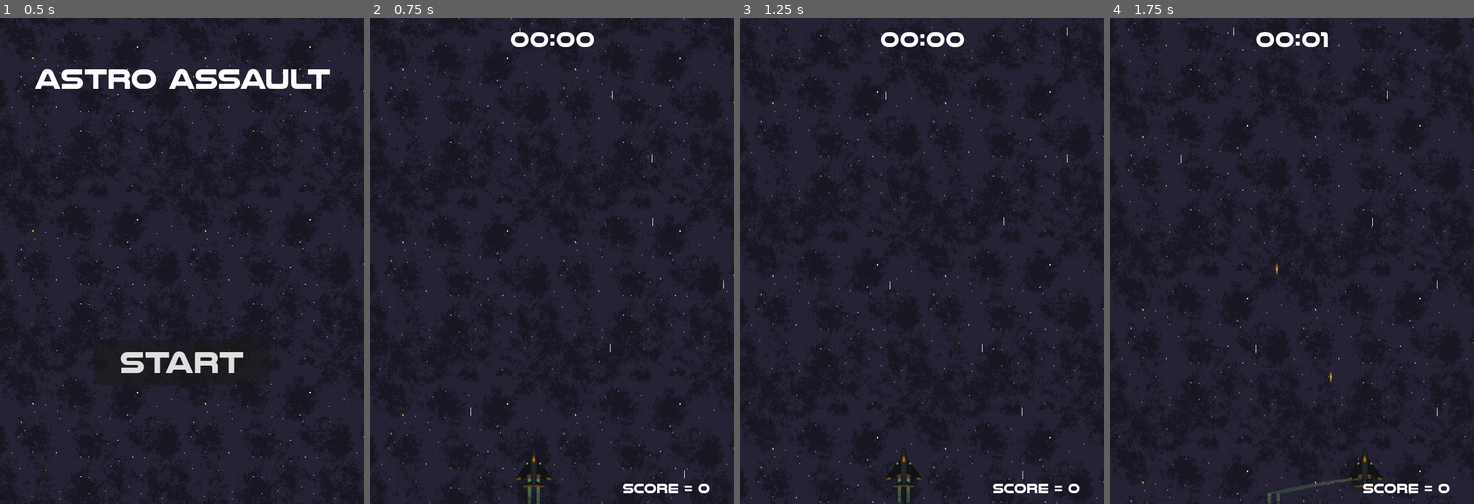
Above: before the commit, frames 1-4 (left to right).
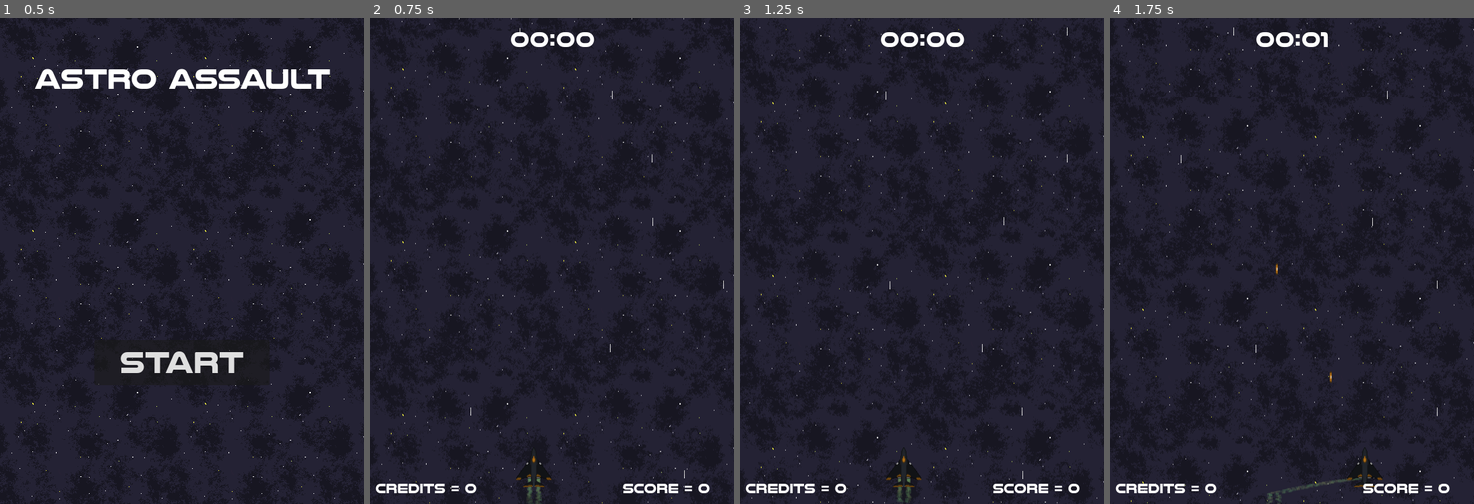
Above: after the commit, the same moments.

Repository: TarnishedAccess/Astro-Assault
Game: Godot game, scene res://Scenes/main_menu.tscn
The game is run twice, just before and just after one commit, with the same random seed, the same clock (stepped at 60 frames per second) and the same inputs. Sound files missing from this copy of the repository are replaced by a short silence.
Inputs:
- Up to frame 1 (0.5 s): no input
- Up to frame 2 (0.75 s): click "START" at 0.5 s
- Up to frame 3 (1.25 s): no input
- Up to frame 4 (1.75 s): hold D (Move_right) from 1.28 s (still down); hold Space (Shoot) from 1.28 s (still down)

Frame 1 is identical in both runs. In frame 2, 0.4% of the frame differs, in the area x 1-48%, y 94-100%; in frame 3, 0.3%; in frame 4, 0.3%.

Commit message:
Added basic currency system and modified trails
Yo soy el grando smokio

Diff:
--- a/Scenes/drone.tscn
+++ b/Scenes/drone.tscn
@@ -9,7 +9,7 @@
 lifetime_randomness = 0.8
 particle_flag_disable_z = true
 direction = Vector3(0, 1, 0)
-spread = 0.0
+spread = 5.0
 gravity = Vector3(0, -90, 0)
 initial_velocity_min = -30.0
 initial_velocity_max = -30.0
--- a/Scenes/game.tscn
+++ b/Scenes/game.tscn
@@ -9,10 +9,12 @@
 [ext_resource type="AudioStream" uid="uid://bfsy6525rnk5m" path="res://Game Resources/SFX/PlayerLaser.wav" id="5_0jjvq"]
 [ext_resource type="PackedScene" uid="uid://bddnh2qx4snh5" path="res://Scenes/game_over.tscn" id="5_ygxs5"]
 [ext_resource type="AudioStream" uid="uid://b03c2ics56ifa" path="res://Game Resources/SFX/DroneDie.wav" id="6_a5d4u"]
+[ext_resource type="AudioStream" uid="uid://bpgvnyiecurok" path="res://Game Resources/SFX/gem_pickup.wav" id="8_5nfkk"]
 [ext_resource type="PackedScene" uid="uid://dci1nsucmgj33" path="res://Scenes/pause.tscn" id="9_1vt6l"]
 [ext_resource type="Texture2D" uid="uid://djvm31rx3wjli" path="res://Game Resources/Enviroment/Space, I guess.png" id="9_sev0h"]
 [ext_resource type="Texture2D" uid="uid://63poegdfjrr8" path="res://Game Resources/Enviroment/StarMoving.png" id="10_ladsx"]
 [ext_resource type="AudioStream" uid="uid://cx0nmqo6ms01h" path="res://Game Resources/Music/Portal.mp3" id="12_kuyu4"]
+[ext_resource type="PackedScene" uid="uid://qjhpgwxqagk2" path="res://Scenes/gem_yellow_small.tscn" id="14_odscd"]
 
 [sub_resource type="ParticleProcessMaterial" id="ParticleProcessMaterial_3qguf"]
 emission_shape = 3
@@ -29,6 +31,7 @@
 [node name="Game" type="Node2D"]
 script = ExtResource("1_wrl5f")
 enemy_scenes = Array[PackedScene]([ExtResource("3_rcs2g"), ExtResource("4_3ejpl")])
+gem_scenes = Array[PackedScene]([ExtResource("14_odscd")])
 
 [node name="SFX" type="Node2D" parent="."]
 
@@ -40,6 +43,9 @@
 
 [node name="DroneDie" type="AudioStreamPlayer2D" parent="SFX"]
 stream = ExtResource("6_a5d4u")
+
+[node name="Pickup_Sound" type="AudioStreamPlayer2D" parent="SFX"]
+stream = ExtResource("8_5nfkk")
 
 [node name="UI" type="CanvasLayer" parent="."]
 
@@ -82,6 +88,8 @@
 
 [node name="EnemyContainer" type="Node2D" parent="."]
 
+[node name="DropContainer" type="Node2D" parent="."]
+
 [node name="EnemySpawnTimer" type="Timer" parent="."]
 wait_time = 2.0
 autostart = true
--- /dev/null
+++ b/Scenes/gem_yellow_small.tscn
@@ -0,0 +1,24 @@
+[gd_scene load_steps=3 format=3 uid="uid://qjhpgwxqagk2"]
+
+[ext_resource type="Script" path="res://Scripts/gem_yellow_small.gd" id="1_1skb1"]
+[ext_resource type="Texture2D" uid="uid://0d4trey0j15c" path="res://Game Resources/Drops/yellow_small.png" id="1_k8yjw"]
+
+[node name="Gem_yellow_small" type="Area2D"]
+collision_layer = 16
+gravity_space_override = 3
+gravity = 90.0
+script = ExtResource("1_1skb1")
+
+[node name="Sprite2D" type="Sprite2D" parent="."]
+scale = Vector2(1.5, 1.5)
+texture = ExtResource("1_k8yjw")
+
+[node name="CollisionPolygon2D" type="CollisionPolygon2D" parent="."]
+polygon = PackedVector2Array(2, -6, -6, 2, -6, 6, -1, 6, 6, -1, 6, -6)
+
+[node name="VisibleOnScreenNotifier2D" type="VisibleOnScreenNotifier2D" parent="."]
+position = Vector2(0, -24)
+scale = Vector2(1, 0.2)
+
+[connection signal="body_entered" from="." to="." method="_on_body_entered"]
+[connection signal="screen_exited" from="VisibleOnScreenNotifier2D" to="." method="_on_visible_on_screen_notifier_2d_screen_exited"]
--- a/Scenes/hud.tscn
+++ b/Scenes/hud.tscn
@@ -10,6 +10,10 @@
 [sub_resource type="LabelSettings" id="LabelSettings_mrbx2"]
 font = ExtResource("2_a6725")
 font_size = 32
+
+[sub_resource type="LabelSettings" id="LabelSettings_avxs1"]
+font = ExtResource("2_a6725")
+font_size = 20
 
 [node name="HUD" type="Control"]
 layout_mode = 3
@@ -49,3 +53,19 @@
 label_settings = SubResource("LabelSettings_mrbx2")
 horizontal_alignment = 1
 vertical_alignment = 1
+
+[node name="Currency_Display" type="Label" parent="."]
+layout_mode = 1
+anchors_preset = 3
+anchor_left = 1.0
+anchor_top = 1.0
+anchor_right = 1.0
+anchor_bottom = 1.0
+offset_left = -532.0
+offset_top = -44.0
+offset_right = -333.0
+grow_horizontal = 0
+grow_vertical = 0
+text = "Credits = 9999"
+label_settings = SubResource("LabelSettings_avxs1")
+vertical_alignment = 1
--- a/Scenes/player.tscn
+++ b/Scenes/player.tscn
@@ -8,7 +8,7 @@
 lifetime_randomness = 0.6
 particle_flag_disable_z = true
 direction = Vector3(0, 1, 0)
-spread = 0.0
+spread = 10.0
 gravity = Vector3(0, 90, 0)
 initial_velocity_min = 30.0
 initial_velocity_max = 30.0
@@ -16,9 +16,10 @@
 orbit_velocity_max = 0.0
 color = Color(0.815686, 0.85098, 0.498039, 0.101961)
 hue_variation_min = -0.1
+turbulence_noise_strength = 0.01
 
 [node name="Player" type="CharacterBody2D" groups=["Player"]]
-collision_mask = 10
+collision_mask = 26
 motion_mode = 1
 script = ExtResource("1_lwvpv")
 
--- a/Scripts/drone.gd
+++ b/Scripts/drone.gd
@@ -3,10 +3,12 @@
 @export var hp = 1
 @export var speed = 135
 @export var score_value = 100
+@export var gem_chance = 50
 
 @onready var dronehit_sound = $SFX/DroneHit
 
 signal killed
+signal gem_spawn
 
 # Called when the node enters the scene tree for the first time.
 func _ready():
@@ -26,6 +28,8 @@
 		dronehit_sound.play()
 
 func die():
+	if randi_range(0, 100) >= gem_chance:
+		gem_spawn.emit(global_position.y, global_position.x)
 	queue_free()
 
 func _on_body_entered(body):
--- a/Scripts/game.gd
+++ b/Scripts/game.gd
@@ -1,6 +1,7 @@
 extends Node2D
 
 @export var enemy_scenes: Array[PackedScene] = []
+@export var gem_scenes: Array[PackedScene] = []
 @export var difficulty = 0
 @export var difficulty_ramp = 1
 @export var minimum_spawn_time = 0.5
@@ -15,7 +16,9 @@
 @onready var paraback = $ParallaxBackground
 @onready var game_music = $Game_music
 @onready var pause = $UI/Pause
+@onready var drop_container = $DropContainer
 
+@onready var pickup_sound = $SFX/Pickup_Sound
 @onready var playerdie_sound = $SFX/PlayerDie
 @onready var playerlaser_sound = $SFX/PlayerLaser
 @onready var dronedie_sound = $SFX/DroneDie
@@ -30,6 +33,12 @@
 var highscore
 var scroll_speed = 100
 var timer = 0.0
+
+var credits = 0:
+	set(value):
+		credits = value
+		hud.currency = credits
+
 # Called when the node enters the scene tree for the first time.
 func _ready():
 	var save = FileAccess.open("user://save.data", FileAccess.READ)
@@ -40,6 +49,7 @@
 		save_state()
 
 	score = 0
+	credits = 0
 	player = get_tree().get_first_node_in_group("Player")
 	player.global_position = player_spawn.global_position
 	player.laser_shot.connect(_on_player_laser_shot)
@@ -84,11 +94,18 @@
 	var new_enemy = enemy_scenes.pick_random().instantiate()
 	new_enemy.global_position = Vector2(randf_range(50, 490), -40)
 	new_enemy.killed.connect(_on_enemy_killed)
+	new_enemy.gem_spawn.connect(_on_enemy_gem_spawn)
 	enemy_container.add_child(new_enemy)
 
 func _on_enemy_killed(score_value):
 	dronedie_sound.play()
 	score += score_value
+
+func _on_enemy_gem_spawn(Y, X):
+	var new_gem = gem_scenes[0].instantiate()
+	new_gem.collected.connect(_on_gem_collected)
+	new_gem.global_position = Vector2(X, Y)
+	drop_container.add_child(new_gem)
 
 func _on_player_died():
 	playerdie_sound.play()
@@ -104,3 +121,7 @@
 	GlobalVars.music_progress = game_music.get_playback_position() + 0.02
 	#Adding 0.02s to make up for the very small time it takes to transition. I feel like this makes the music smoother.
 	get_tree().reload_current_scene()
+
+func _on_gem_collected(value):
+	credits += value
+	pickup_sound.play()
--- /dev/null
+++ b/Scripts/gem_yellow_small.gd
@@ -0,0 +1,20 @@
+class_name gem_yellow_small extends Area2D
+
+signal collected
+
+@export var value = 1
+var speed = -4
+
+func _physics_process(delta):
+	speed += delta * 4
+	if speed > 6:
+		speed = 6
+	global_position.y += speed
+
+func _on_body_entered(body):
+	if body is Player:
+		collected.emit(value)
+		queue_free()
+
+func _on_visible_on_screen_notifier_2d_screen_exited():
+	queue_free()
--- a/Scripts/hud.gd
+++ b/Scripts/hud.gd
@@ -7,3 +7,7 @@
 @onready var timer = $Timer_Display:
 	set(value):
 		timer.text = str(value)
+
+@onready var currency = $Currency_Display:
+	set(value):
+		currency.text = "Credits = " + str(value)
--- a/project.godot
+++ b/project.godot
@@ -64,3 +64,4 @@
 2d_physics/layer_2="Enemy"
 2d_physics/layer_3="Player_Weapon"
 2d_physics/layer_4="Enemy_Weapon"
+2d_physics/layer_5="Drops"
Binary file added: Game Resources/Drops/yellow_big.png
Not shown, added: Game Resources/Drops/yellow_big.png.import
Binary file added: Game Resources/Drops/yellow_small.png
Not shown, added: Game Resources/Drops/yellow_small.png.import
Not shown, added: Game Resources/SFX/gem_pickup.wav.import
Not shown: 1 places in Scenes/game.tscn that only renumber resources
Not shown: 1 places in Scenes/hud.tscn that only renumber resources
Not shown, added: Game Resources/SFX/gem_pickup.wav
